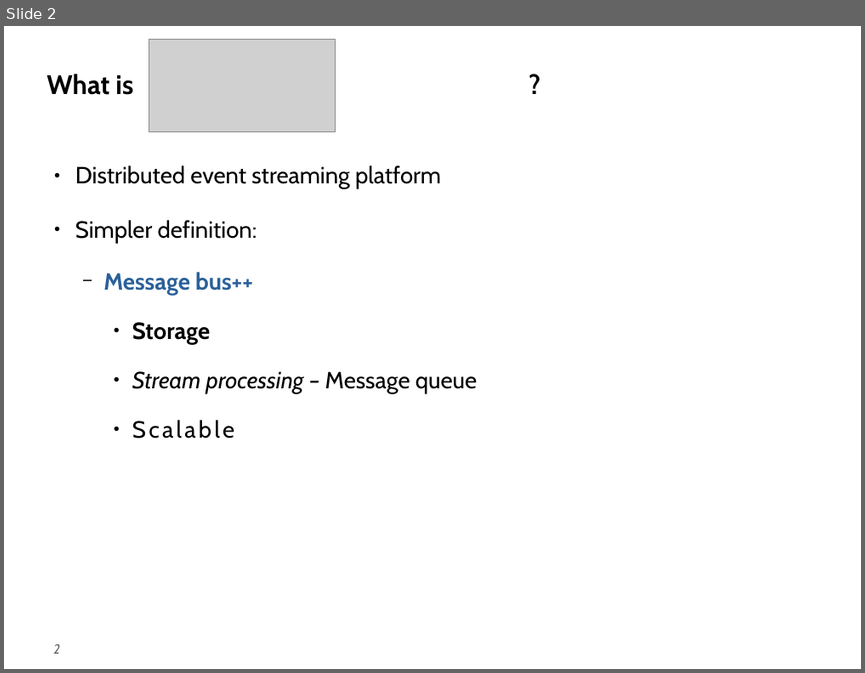
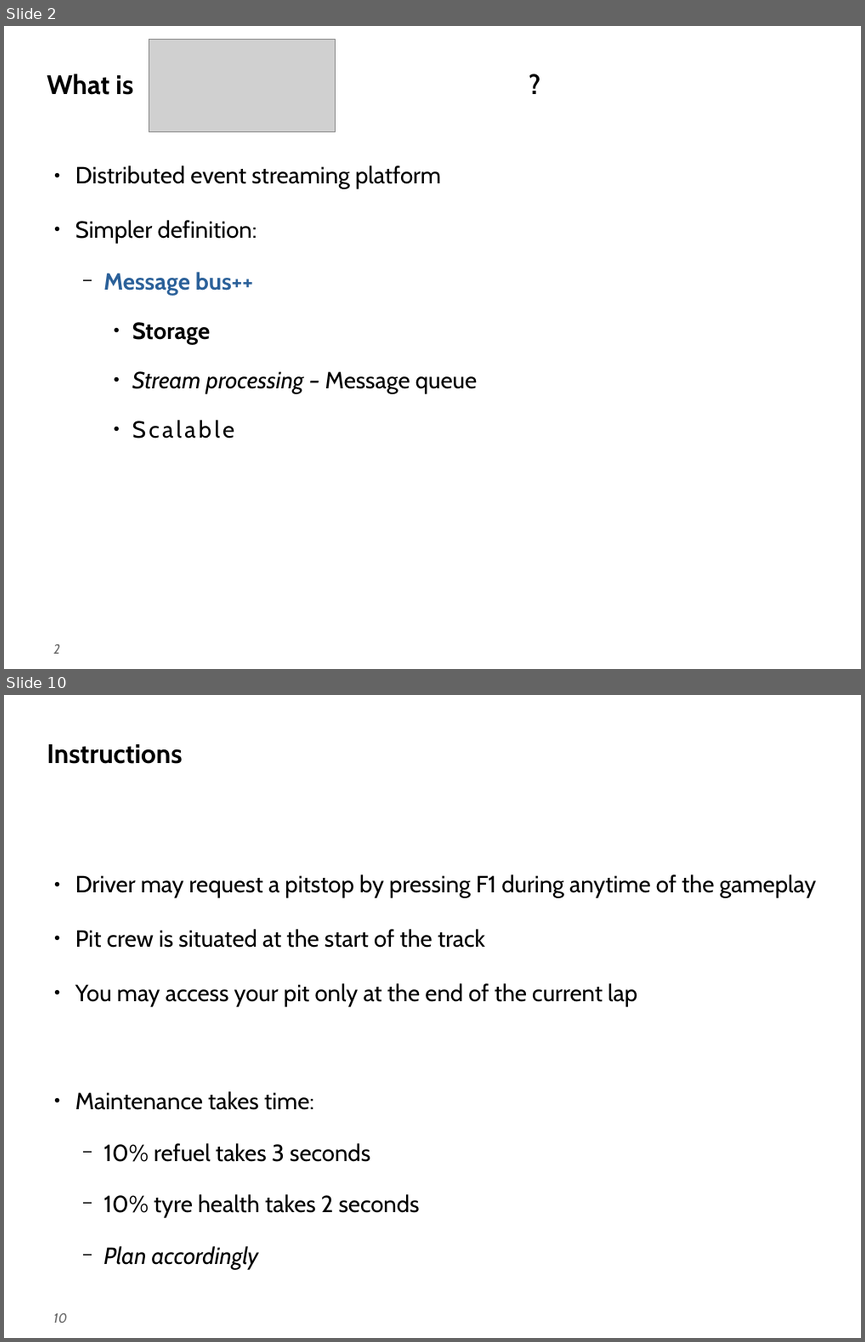
Before and after one commit to theflyingrahul/kafka_f1, a slide deck: Slides.odp. Shown one above the other, each under a label of ours: slide 2 before the commit, slides 2 and 10 after it; the slides between them are not shown. The pictures are 865x673 and 865x1342 pixels, drawn with LibreOffice and Linux fonts; fonts in the diff are those of the drawing; grey boxes stand for pictures. Boxes give left, top, right and bottom in pixels: in the first picture for what was removed or moved away, otherwise in the second. Text is boxed around its words. In the diff, an @@ line names an element or a change of style, - is before the commit and + after.

```diff
--- a/Slides.odp
+++ b/Slides.odp
@@ slide 10 added at [4, 695, 861, 1338], background #FFFFFF; not listed: 1 template element that a slide beside it also shows @@
@@ title added at [46, 744, 182, 764], 32 pt, text #000000, bold @@
+Instructions
@@ text added at [75, 874, 817, 1269], 28 pt, text #000000 @@
+● Driver may request a pitstop by pressing F1 during anytime of the gameplay
+● Pit crew is situated at the start of the track
+● You may access your pit only at the end of the current lap
+● Maintenance takes time:
+  − 10% refuel takes 3 seconds
+  − 10% tyre health takes 2 seconds
+  − Plan accordingly
```
Also in this commit, not shown: 9 other slides added, 2 other files.
